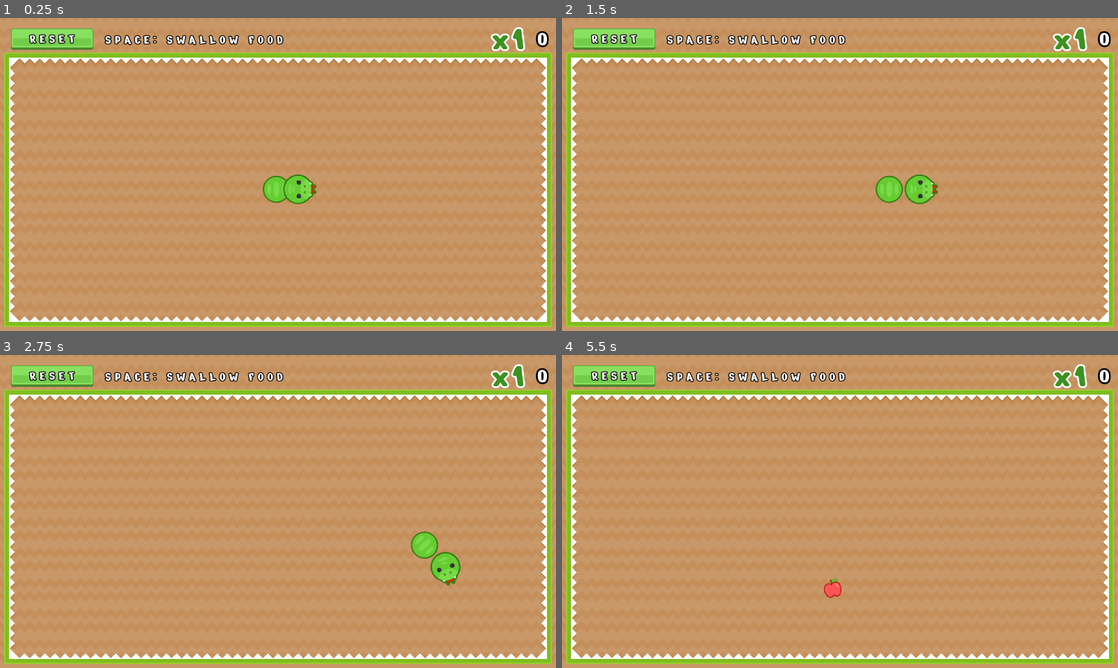
Above: before the commit, frames 1-4 (two rows, left to right).
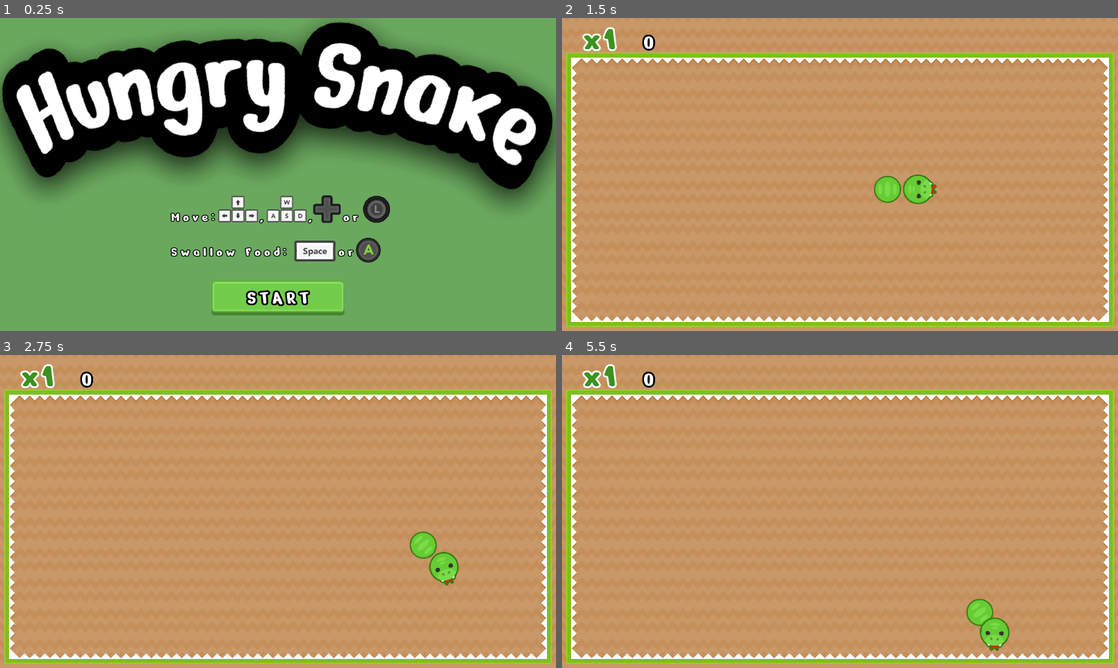
Above: after the commit, the same moments.

Repository: Dancovich/hungry_snake
Game: Godot game, scene res://main_scene.tscn
The game is run twice, just before and just after one commit, with the same random seed, the same clock (stepped at 60 frames per second) and the same inputs. Before the commit the project starts from res://stage/stage.tscn.
Inputs (mouse positions are in pixels of both pictures, inside the frame that each line leads up to; where the layout moved, square brackets give the same spot in the first picture):
- Up to frame 1 (0.25 s): no input
- Up to frame 2 (1.5 s): click (840, 296) [612, 39] at 0.5 s; hold Right (move_right) from 1.28 s (still down); hold Space (eat) from 1.28 s (still down)
- Up to frame 3 (2.75 s): release Right (move_right) at 2.03 s; release Space (eat) at 2.03 s; hold Down (move_down) from 2.03 s (still down); tap Space (eat) at 2.1 s
- Up to frame 4 (5.5 s): release Down (move_down) at 2.78 s; hold Right (move_right) 2.78-3.53 s; hold Space (eat) 2.78-3.53 s; hold Up (move_up) 3.53-4.28 s; tap Space (eat) at 3.6, 5.1 s; hold Space (eat) 4.28-5.03 s; hold Left (move_left) from 4.28 s (still down)

The runs differ from the first frame. In frame 1, 100% of the frame differs, in the area x 0-100%, y 0-100%; in frame 2, 2.3%; in frame 3, 2.3%; in frame 4, 2.9%.

Commit message:
Implemented full gameloop (title screen to gameover)

Diff:
--- /dev/null
+++ b/main_scene.gd
@@ -0,0 +1,11 @@
+extends ColorRect
+
+export var game_scene: PackedScene = preload("res://stage/stage.tscn")
+
+onready var _start_button: TextureButton = $TextureButton
+
+func _ready() -> void:
+	_start_button.grab_focus()
+
+func _on_start_pressed() -> void:
+	get_tree().change_scene_to(game_scene)
--- /dev/null
+++ b/main_scene.tscn
@@ -0,0 +1,150 @@
+[gd_scene load_steps=15 format=2]
+
+[ext_resource path="res://resources/font_outline_45.tres" type="DynamicFont" id=1]
+[ext_resource path="res://resources/green_button01.png" type="Texture" id=2]
+[ext_resource path="res://resources/green_button00.png" type="Texture" id=3]
+[ext_resource path="res://resources/title.png" type="Texture" id=4]
+[ext_resource path="res://resources/font_outline_30.tres" type="DynamicFont" id=5]
+[ext_resource path="res://resources/arrows.png" type="Texture" id=6]
+[ext_resource path="res://resources/Space_Key_Light.png" type="Texture" id=7]
+[ext_resource path="res://resources/wsad.png" type="Texture" id=8]
+[ext_resource path="res://resources/XboxOne_Dpad.png" type="Texture" id=9]
+[ext_resource path="res://resources/XboxOne_A.png" type="Texture" id=10]
+[ext_resource path="res://resources/XboxOne_Left_Stick.png" type="Texture" id=11]
+[ext_resource path="res://main_scene.gd" type="Script" id=12]
+[ext_resource path="res://resources/green_button02.png" type="Texture" id=13]
+
+[sub_resource type="Animation" id=1]
+resource_name = "pulse"
+length = 4.1
+loop = true
+tracks/0/type = "value"
+tracks/0/path = NodePath("Title:position")
+tracks/0/interp = 1
+tracks/0/loop_wrap = true
+tracks/0/imported = false
+tracks/0/enabled = true
+tracks/0/keys = {
+"times": PoolRealArray( 0 ),
+"transitions": PoolRealArray( 1 ),
+"update": 0,
+"values": [ Vector2( 637.469, 223.614 ) ]
+}
+tracks/1/type = "value"
+tracks/1/path = NodePath("Title:rotation_degrees")
+tracks/1/interp = 1
+tracks/1/loop_wrap = true
+tracks/1/imported = false
+tracks/1/enabled = true
+tracks/1/keys = {
+"times": PoolRealArray( 0, 0.98, 1.61, 2.17, 2.66, 3.15 ),
+"transitions": PoolRealArray( 1, 1, 1, 1, 1, 1 ),
+"update": 0,
+"values": [ 0.0, -3.26461, 0.186331, 4.61395, 0.63927, -3.94462 ]
+}
+tracks/2/type = "value"
+tracks/2/path = NodePath("Title:scale")
+tracks/2/interp = 1
+tracks/2/loop_wrap = true
+tracks/2/imported = false
+tracks/2/enabled = true
+tracks/2/keys = {
+"times": PoolRealArray( 0, 0.49, 0.98, 1.61, 2.17, 2.66, 3.15, 3.64 ),
+"transitions": PoolRealArray( 1, 1, 1, 1, 1, 1, 1, 1 ),
+"update": 0,
+"values": [ Vector2( 1, 1 ), Vector2( 1.07369, 1.13625 ), Vector2( 1, 1 ), Vector2( 1.0259, 1.21818 ), Vector2( 1, 1 ), Vector2( 0.937978, 1.21458 ), Vector2( 1, 1 ), Vector2( 1.13721, 0.966643 ) ]
+}
+
+[node name="MainMenu" type="ColorRect"]
+anchor_right = 1.0
+anchor_bottom = 1.0
+color = Color( 0.415686, 0.658824, 0.368627, 1 )
+script = ExtResource( 12 )
+__meta__ = {
+"_edit_use_anchors_": false
+}
+
+[node name="Title" type="Sprite" parent="."]
+position = Vector2( 637.469, 223.614 )
+texture = ExtResource( 4 )
+region_enabled = true
+region_rect = Rect2( -23.0929, 5.79043, 1313.29, 471.167 )
+
+[node name="TextureButton" type="TextureButton" parent="."]
+anchor_left = 0.5
+anchor_top = 1.0
+anchor_right = 0.5
+anchor_bottom = 1.0
+margin_left = -153.0
+margin_top = -115.636
+margin_right = 153.0
+margin_bottom = -35.636
+texture_normal = ExtResource( 3 )
+texture_pressed = ExtResource( 2 )
+texture_focused = ExtResource( 13 )
+expand = true
+__meta__ = {
+"_edit_use_anchors_": false
+}
+
+[node name="Label" type="Label" parent="TextureButton"]
+anchor_left = 0.5
+anchor_top = 0.5
+anchor_right = 0.5
+anchor_bottom = 0.5
+margin_left = -71.0
+margin_top = -28.0
+margin_right = 71.0
+margin_bottom = 28.0
+custom_fonts/font = ExtResource( 1 )
+text = "START"
+
+[node name="Controls" type="Node2D" parent="."]
+position = Vector2( 393.998, 389.882 )
+
+[node name="Help" type="Label" parent="Controls"]
+margin_top = 50.0
+margin_right = 438.0
+margin_bottom = 167.0
+custom_fonts/font = ExtResource( 5 )
+text = "Move:      ,      ,    or
+
+Swallow Food:       or"
+__meta__ = {
+"_edit_use_anchors_": false
+}
+
+[node name="Dpad" type="Sprite" parent="Controls"]
+position = Vector2( 358.802, 50 )
+scale = Vector2( 0.703918, 0.703918 )
+texture = ExtResource( 9 )
+
+[node name="LeftStick" type="Sprite" parent="Controls"]
+position = Vector2( 472.971, 50.0001 )
+scale = Vector2( 0.704, 0.704 )
+texture = ExtResource( 11 )
+
+[node name="Wsad" type="Sprite" parent="Controls"]
+position = Vector2( 265.882, 50 )
+texture = ExtResource( 8 )
+
+[node name="Arrows" type="Sprite" parent="Controls"]
+position = Vector2( 154.379, 50 )
+texture = ExtResource( 6 )
+
+[node name="Space_Key_Light" type="Sprite" parent="Controls"]
+position = Vector2( 330.955, 146.013 )
+texture = ExtResource( 7 )
+
+[node name="XboxOne_A" type="Sprite" parent="Controls"]
+position = Vector2( 453.813, 144.123 )
+scale = Vector2( 0.704, 0.704 )
+texture = ExtResource( 10 )
+
+[node name="TitleAnimation" type="AnimationPlayer" parent="."]
+autoplay = "pulse"
+anims/pulse = SubResource( 1 )
+
+[node name="ControlsAnimation" type="AnimationPlayer" parent="."]
+
+[connection signal="pressed" from="TextureButton" to="." method="_on_start_pressed"]
--- a/project.godot
+++ b/project.godot
@@ -45,10 +45,14 @@
 [application]
 
 config/name="Hungry Snake"
-run/main_scene="res://stage/stage.tscn"
+run/main_scene="res://main_scene.tscn"
 config/icon="res://icon.png"
 config/macos_native_icon="res://icon.icns"
 config/windows_native_icon="res://icon.ico"
+
+[debug]
+
+gdscript/warnings/return_value_discarded=false
 
 [display]
 
@@ -74,6 +78,7 @@
 "events": [ Object(InputEventKey,"resource_local_to_scene":false,"resource_name":"","device":0,"alt":false,"shift":false,"control":false,"meta":false,"command":false,"pressed":false,"scancode":16777232,"unicode":0,"echo":false,"script":null)
 , Object(InputEventJoypadMotion,"resource_local_to_scene":false,"resource_name":"","device":0,"axis":1,"axis_value":-1.0,"script":null)
 , Object(InputEventKey,"resource_local_to_scene":false,"resource_name":"","device":0,"alt":false,"shift":false,"control":false,"meta":false,"command":false,"pressed":false,"scancode":87,"unicode":0,"echo":false,"script":null)
+, Object(InputEventJoypadButton,"resource_local_to_scene":false,"resource_name":"","device":0,"button_index":12,"pressure":0.0,"pressed":false,"script":null)
  ]
 }
 move_down={
@@ -81,6 +86,7 @@
 "events": [ Object(InputEventKey,"resource_local_to_scene":false,"resource_name":"","device":0,"alt":false,"shift":false,"control":false,"meta":false,"command":false,"pressed":false,"scancode":16777234,"unicode":0,"echo":false,"script":null)
 , Object(InputEventJoypadMotion,"resource_local_to_scene":false,"resource_name":"","device":0,"axis":1,"axis_value":1.0,"script":null)
 , Object(InputEventKey,"resource_local_to_scene":false,"resource_name":"","device":0,"alt":false,"shift":false,"control":false,"meta":false,"command":false,"pressed":false,"scancode":83,"unicode":0,"echo":false,"script":null)
+, Object(InputEventJoypadButton,"resource_local_to_scene":false,"resource_name":"","device":0,"button_index":13,"pressure":0.0,"pressed":false,"script":null)
  ]
 }
 move_left={
@@ -88,6 +94,7 @@
 "events": [ Object(InputEventKey,"resource_local_to_scene":false,"resource_name":"","device":0,"alt":false,"shift":false,"control":false,"meta":false,"command":false,"pressed":false,"scancode":16777231,"unicode":0,"echo":false,"script":null)
 , Object(InputEventJoypadMotion,"resource_local_to_scene":false,"resource_name":"","device":0,"axis":0,"axis_value":-1.0,"script":null)
 , Object(InputEventKey,"resource_local_to_scene":false,"resource_name":"","device":0,"alt":false,"shift":false,"control":false,"meta":false,"command":false,"pressed":false,"scancode":65,"unicode":0,"echo":false,"script":null)
+, Object(InputEventJoypadButton,"resource_local_to_scene":false,"resource_name":"","device":0,"button_index":14,"pressure":0.0,"pressed":false,"script":null)
  ]
 }
 move_right={
@@ -95,6 +102,7 @@
 "events": [ Object(InputEventKey,"resource_local_to_scene":false,"resource_name":"","device":0,"alt":false,"shift":false,"control":false,"meta":false,"command":false,"pressed":false,"scancode":16777233,"unicode":0,"echo":false,"script":null)
 , Object(InputEventJoypadMotion,"resource_local_to_scene":false,"resource_name":"","device":0,"axis":0,"axis_value":1.0,"script":null)
 , Object(InputEventKey,"resource_local_to_scene":false,"resource_name":"","device":0,"alt":false,"shift":false,"control":false,"meta":false,"command":false,"pressed":false,"scancode":68,"unicode":0,"echo":false,"script":null)
+, Object(InputEventJoypadButton,"resource_local_to_scene":false,"resource_name":"","device":0,"button_index":15,"pressure":0.0,"pressed":false,"script":null)
  ]
 }
 eat={
--- /dev/null
+++ b/resources/font_outline_45.tres
@@ -0,0 +1,10 @@
+[gd_resource type="DynamicFont" load_steps=2 format=2]
+
+[ext_resource path="res://resources/nerko_one_regular.ttf" type="DynamicFontData" id=1]
+
+[resource]
+size = 45
+outline_size = 4
+outline_color = Color( 0, 0, 0, 1 )
+extra_spacing_char = 8
+font_data = ExtResource( 1 )
--- /dev/null
+++ b/resources/font_whiteoutline_100.tres
@@ -0,0 +1,9 @@
+[gd_resource type="DynamicFont" load_steps=2 format=2]
+
+[ext_resource path="res://resources/nerko_one_regular.ttf" type="DynamicFontData" id=1]
+
+[resource]
+size = 160
+outline_size = 4
+extra_spacing_char = 8
+font_data = ExtResource( 1 )
--- /dev/null
+++ b/stage/gameover_screen.gd
@@ -0,0 +1,10 @@
+extends Node2D
+
+onready var _score_label: Label = $ScoreLabel
+onready var _anim: AnimationPlayer = $AnimationPlayer
+
+export var final_score := 0 setget set_final_score
+
+func set_final_score(value: int) -> void:
+	final_score = value
+	_score_label.text = "FINAL SCORE: " + str(final_score)
--- /dev/null
+++ b/stage/gameover_screen.tscn
@@ -0,0 +1,117 @@
+[gd_scene load_steps=8 format=2]
+
+[ext_resource path="res://stage/gameover_screen.gd" type="Script" id=1]
+[ext_resource path="res://resources/font_outline_45.tres" type="DynamicFont" id=2]
+[ext_resource path="res://resources/green_button01.png" type="Texture" id=3]
+[ext_resource path="res://resources/green_button00.png" type="Texture" id=4]
+[ext_resource path="res://resources/gameover.png" type="Texture" id=5]
+[ext_resource path="res://resources/green_button02.png" type="Texture" id=6]
+
+[sub_resource type="Animation" id=1]
+resource_name = "wave"
+loop = true
+tracks/0/type = "value"
+tracks/0/path = NodePath("Gameover:scale")
+tracks/0/interp = 2
+tracks/0/loop_wrap = true
+tracks/0/imported = false
+tracks/0/enabled = true
+tracks/0/keys = {
+"times": PoolRealArray( 0, 0.5 ),
+"transitions": PoolRealArray( 1, 1 ),
+"update": 0,
+"values": [ Vector2( 1, 1 ), Vector2( 1.1, 1.1 ) ]
+}
+
+[node name="GameoverScreen" type="Node2D"]
+script = ExtResource( 1 )
+
+[node name="BG" type="Polygon2D" parent="."]
+color = Color( 0.415686, 0.658824, 0.368627, 0.764706 )
+polygon = PoolVector2Array( 0, 0, 1280, 0, 1280, 720, 0, 720 )
+
+[node name="AnimationPlayer" type="AnimationPlayer" parent="."]
+autoplay = "wave"
+anims/wave = SubResource( 1 )
+
+[node name="ScoreLabel" type="Label" parent="."]
+margin_top = 375.0
+margin_right = 1280.0
+margin_bottom = 431.0
+custom_fonts/font = ExtResource( 2 )
+text = "FINAL SCORE: 0"
+align = 1
+__meta__ = {
+"_edit_use_anchors_": false
+}
+
+[node name="RestartButton" type="TextureButton" parent="."]
+margin_left = 400.0
+margin_top = 488.382
+margin_right = 880.0
+margin_bottom = 588.382
+rect_min_size = Vector2( 480, 100 )
+focus_neighbour_top = NodePath("../TitleScreenButton")
+focus_neighbour_bottom = NodePath("../TitleScreenButton")
+texture_normal = ExtResource( 4 )
+texture_pressed = ExtResource( 3 )
+texture_focused = ExtResource( 6 )
+expand = true
+__meta__ = {
+"_edit_use_anchors_": false
+}
+
+[node name="Label" type="Label" parent="RestartButton"]
+anchor_left = 0.5
+anchor_top = 0.5
+anchor_right = 0.5
+anchor_bottom = 0.5
+margin_left = -100.5
+margin_top = -28.0
+margin_right = 100.5
+margin_bottom = 28.0
+custom_fonts/font = ExtResource( 2 )
+text = "RESTART"
+__meta__ = {
+"_edit_use_anchors_": false
+}
+
+[node name="TitleScreenButton" type="TextureButton" parent="."]
+anchor_left = 0.5
+anchor_top = 1.0
+anchor_right = 0.5
+anchor_bottom = 1.0
+margin_left = 400.0
+margin_top = 600.382
+margin_right = 880.0
+margin_bottom = 700.382
+rect_min_size = Vector2( 480, 100 )
+focus_neighbour_top = NodePath("../RestartButton")
+focus_neighbour_bottom = NodePath("../RestartButton")
+texture_normal = ExtResource( 4 )
+texture_pressed = ExtResource( 3 )
+texture_focused = ExtResource( 6 )
+expand = true
+__meta__ = {
+"_edit_use_anchors_": false
+}
+
+[node name="Label" type="Label" parent="TitleScreenButton"]
+anchor_left = 0.5
+anchor_top = 0.5
+anchor_right = 0.5
+anchor_bottom = 0.5
+margin_left = -163.5
+margin_top = -28.0
+margin_right = 163.5
+margin_bottom = 28.0
+custom_fonts/font = ExtResource( 2 )
+text = "TITLE SCREEN"
+__meta__ = {
+"_edit_use_anchors_": false
+}
+
+[node name="Gameover" type="Sprite" parent="."]
+position = Vector2( 640, 209 )
+scale = Vector2( 1.03812, 1.03812 )
+texture = ExtResource( 5 )
--- a/stage/stage.gd
+++ b/stage/stage.gd
@@ -12,9 +12,12 @@
 onready var _spawn_bl: Position2D = $SpawnBL
 onready var _spawn_tr: Position2D = $SpawnTR
 
-onready var _node_score: Label = $Hud/GridContainer/Score
-onready var _node_multiplier: Label = $Hud/GridContainer/Multiplier
-onready var _node_score_grid: GridContainer = $Hud/GridContainer
+onready var _node_score: Label = $Hud/Score
+onready var _node_multiplier: Label = $Hud/Multiplier
+#onready var _node_score_grid: GridContainer = $Hud/GridContainer
+onready var _gameover_screen: Node2D = $GameoverLayer/Gameover
+onready var _gameover_restart_button: TextureButton = $GameoverLayer/Gameover/RestartButton
+onready var _gameover_titlescreen_button: TextureButton = $GameoverLayer/Gameover/TitleScreenButton
 
 var _snake: Snake
 var _score := 0
@@ -29,8 +32,17 @@
 	spawn_food()
 	spawn_thorn()
 
+func title_screen() -> void:
+	get_tree().change_scene("res://main_scene.tscn")
+
 func reset_game() -> void:
 	randomize()
+
+	_gameover_restart_button.release_focus()
+	_gameover_restart_button.disabled = true
+	_gameover_titlescreen_button.release_focus()
+	_gameover_titlescreen_button.disabled = true
+	_gameover_screen.visible = false
 
 	_gameover = false
 	_score = 0
@@ -38,10 +50,10 @@
 	_qtd_thorns = 0
 	_node_score.text = str(_score)
 	_node_multiplier.text = "x" + str(_multiplier)
-	_node_score_grid.anchor_left = 1.0
-	_node_score_grid.anchor_right = 1.0
-	_node_score_grid.anchor_top = 0.0
-	_node_score_grid.anchor_bottom = 0.0
+#	_node_score_grid.anchor_left = 1.0
+#	_node_score_grid.anchor_right = 1.0
+#	_node_score_grid.anchor_top = 0.0
+#	_node_score_grid.anchor_bottom = 0.0
 
 	var entities: Node2D = $Entities
 
@@ -172,3 +184,8 @@
 
 func _on_snake_dead() -> void:
 	_gameover = true
+	_gameover_screen.final_score = _score
+	_gameover_screen.visible = true
+	_gameover_restart_button.disabled = false
+	_gameover_titlescreen_button.disabled = false
+	_gameover_restart_button.grab_focus()
--- a/stage/stage.tscn
+++ b/stage/stage.tscn
@@ -1,12 +1,10 @@
-[gd_scene load_steps=17 format=2]
+[gd_scene load_steps=15 format=2]
 
 [ext_resource path="res://tilesets/sheet.png" type="Texture" id=1]
 [ext_resource path="res://resources/font_outline_50.tres" type="DynamicFont" id=2]
-[ext_resource path="res://resources/font_outline_red_80.tres" type="DynamicFont" id=3]
-[ext_resource path="res://resources/green_button01.png" type="Texture" id=4]
+[ext_resource path="res://resources/font_whiteoutline_80.tres" type="DynamicFont" id=3]
 [ext_resource path="res://stage/stage.gd" type="Script" id=5]
-[ext_resource path="res://resources/green_button00.png" type="Texture" id=6]
-[ext_resource path="res://resources/font_outline_30.tres" type="DynamicFont" id=7]
+[ext_resource path="res://stage/gameover_screen.tscn" type="PackedScene" id=8]
 
 [sub_resource type="ConvexPolygonShape2D" id=1]
 points = PoolVector2Array( 56, 0, 70, 0, 70, 70, 0, 70, 0, 56, 56, 56 )
@@ -109,82 +107,37 @@
 [node name="Stage" type="Node2D"]
 script = ExtResource( 5 )
 
+[node name="GameoverLayer" type="CanvasLayer" parent="."]
+layer = 2
+
+[node name="Gameover" parent="GameoverLayer" instance=ExtResource( 8 )]
+visible = false
+
 [node name="Hud" type="CanvasLayer" parent="."]
 
-[node name="CenterContainer" type="CenterContainer" parent="Hud"]
-margin_left = 25.0
-margin_right = 215.0
-margin_bottom = 98.0
-__meta__ = {
-"_edit_use_anchors_": false
-}
-
-[node name="TextureButton" type="TextureButton" parent="Hud/CenterContainer"]
-margin_top = 24.0
-margin_right = 190.0
-margin_bottom = 73.0
-focus_mode = 0
-texture_normal = ExtResource( 6 )
-texture_pressed = ExtResource( 4 )
-
-[node name="Label" type="Label" parent="Hud/CenterContainer"]
-margin_left = 43.0
-margin_top = 30.0
-margin_right = 147.0
-margin_bottom = 67.0
-custom_fonts/font = ExtResource( 7 )
-text = "RESET"
-
-[node name="GridContainer" type="GridContainer" parent="Hud"]
-anchor_left = 1.0
-anchor_right = 1.0
-margin_left = -148.0
-margin_right = -20.0
-margin_bottom = 98.0
-grow_horizontal = 0
-rect_min_size = Vector2( 128, 98 )
-size_flags_horizontal = 8
-custom_constants/hseparation = 30
-columns = 3
-__meta__ = {
-"_edit_use_anchors_": false
-}
-
-[node name="Multiplier" type="Label" parent="Hud/GridContainer"]
-margin_right = 75.0
+[node name="Multiplier" type="Label" parent="Hud"]
+margin_left = 48.6942
+margin_right = 123.694
 margin_bottom = 98.0
 grow_horizontal = 0
 rect_min_size = Vector2( 75, 98 )
 custom_fonts/font = ExtResource( 3 )
 custom_colors/font_color = Color( 0.231373, 0.572549, 0.121569, 1 )
 text = "x1"
-align = 2
 __meta__ = {
 "_edit_use_anchors_": false
 }
 
-[node name="Score" type="Label" parent="Hud/GridContainer"]
-margin_left = 105.0
-margin_top = 18.0
-margin_right = 128.0
-margin_bottom = 79.0
-grow_horizontal = 0
+[node name="Score" type="Label" parent="Hud"]
+margin_left = 187.694
+margin_top = 26.0
+margin_right = 210.694
+margin_bottom = 87.0
 rect_min_size = Vector2( 23, 61 )
 custom_fonts/font = ExtResource( 2 )
 text = "0"
 align = 2
 uppercase = true
-__meta__ = {
-"_edit_use_anchors_": false
-}
-
-[node name="Label" type="Label" parent="Hud"]
-margin_left = 242.0
-margin_top = 32.0
-margin_right = 651.0
-margin_bottom = 69.0
-custom_fonts/font = ExtResource( 7 )
-text = "SPACE: SWALLOW FOOD"
 __meta__ = {
 "_edit_use_anchors_": false
 }
@@ -219,4 +172,7 @@
 [node name="SpawnTR" type="Position2D" parent="."]
 position = Vector2( 1190, 152 )
 
-[connection signal="pressed" from="Hud/CenterContainer/TextureButton" to="." method="reset_game"]
+[connection signal="pressed" from="GameoverLayer/Gameover/RestartButton" to="." method="reset_game"]
+[connection signal="pressed" from="GameoverLayer/Gameover/TitleScreenButton" to="." method="title_screen"]
+
+[editable path="GameoverLayer/Gameover"]
Binary file added: resources/Space_Key_Light.png
Not shown, added: resources/Space_Key_Light.png.import
Binary file added: resources/XboxOne_A.png
Not shown, added: resources/XboxOne_A.png.import
Binary file added: resources/XboxOne_Dpad.png
Not shown, added: resources/XboxOne_Dpad.png.import
Binary file added: resources/XboxOne_Left_Stick.png
Not shown, added: resources/XboxOne_Left_Stick.png.import
Binary file added: resources/arrows.png
Not shown, added: resources/arrows.png.import
Renamed: resources/font_outline_red_80.tres -> resources/font_whiteoutline_80.tres
Binary file added: resources/gameover.png
(and 11 more such lines)
